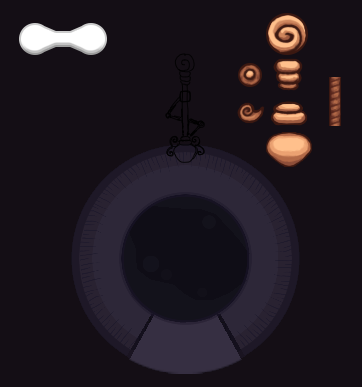
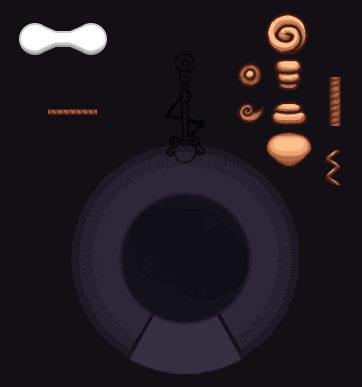
Revision of a layered w=362, h=387 image; what changed, layer by layer:
added group "handle_bar_horz" with 5 layers above "ziggy" over (48, 109, 97, 115)
added layer "scratch copy" (2nd of 2, in "handle_bar_horz") in group "handle_bar_horz" over (48, 109, 97, 115)
added group "ziggy" with 3 layers above "Layer 2" over (324, 149, 342, 186)
added layer "Layer 22" in group "ziggy" over (324, 149, 342, 186)
added layer "Layer 21" in group "ziggy" over (324, 149, 342, 186)
